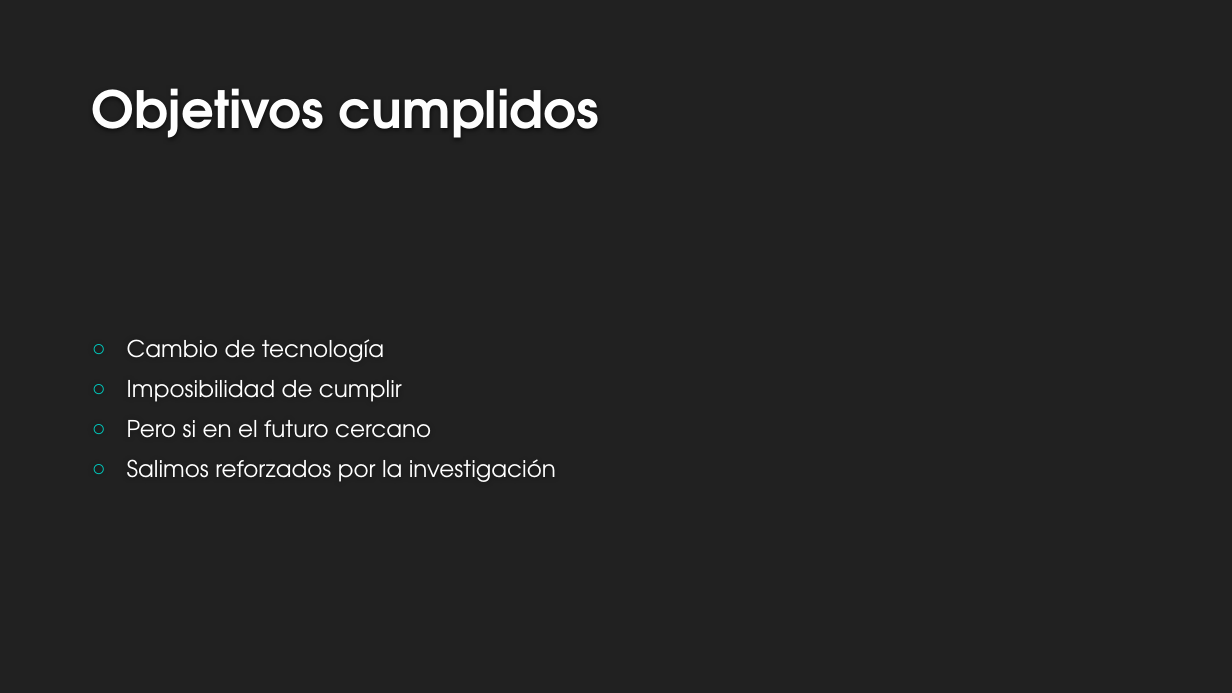
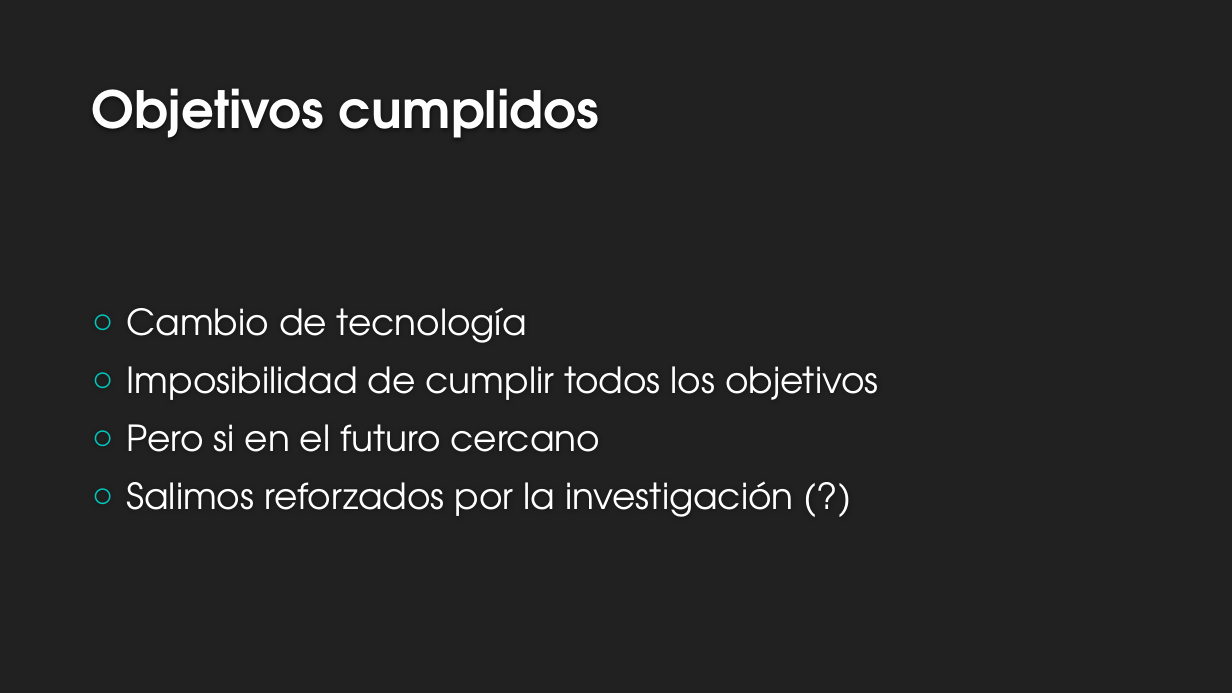
Before and after one commit to ABPMultimediaUA/SchoolApp, a slide deck: slide 14 of Desarrollo/SDM/MemoriaABP 16Ene/PresentaciónSDM.pptx (slide 6 before the commit). Drawn at 1232x693 pixels with LibreOffice and Linux fonts; fonts in the diff are those of the drawing; background and template pictures are left out. Boxes give left, top, right and bottom in pixels: in the first picture for what was removed or moved away, otherwise in the second. Text is boxed around its words. In the diff, an @@ line names an element or a change of style, - is before the commit and + after.

```diff
--- a/Desarrollo/SDM/MemoriaABP 16Ene/PresentaciónSDM.pptx
+++ b/Desarrollo/SDM/MemoriaABP 16Ene/PresentaciónSDM.pptx
@@ text at bbox=[127, 307, 600, 452]: size 18 to 28 pt in "Cambio de tecnología", "Pero si en el futuro cercano"; more space between paragraphs @@
@@ text at bbox=[127, 366, 878, 400]: text changed; size 18 to 28 pt @@
-○ Imposibilidad de cumplir
+○ Imposibilidad de cumplir todos los objetivos
@@ text at bbox=[127, 481, 794, 517]: text changed; size 18 to 28 pt @@
-○ Salimos reforzados por la investigación
+○ Salimos reforzados por la investigación (?)
```
Also in this commit, not shown: 3 other slides changed, 9 slides added, 2 slides removed, 1 other file.
